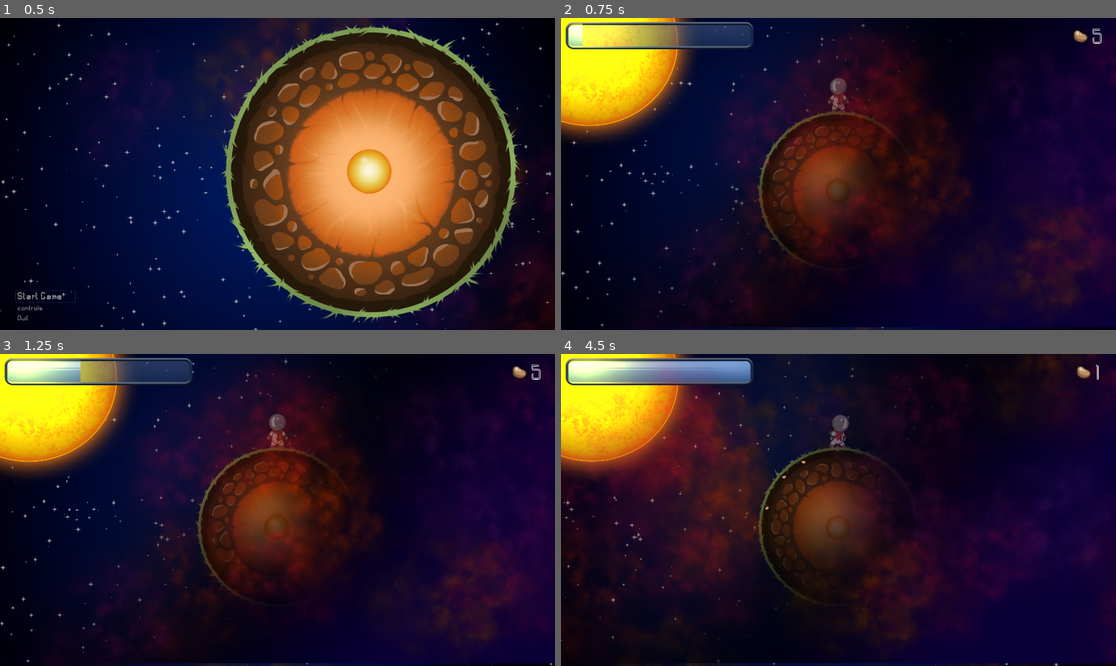
Above: before the commit, frames 1-4 (two rows, left to right).
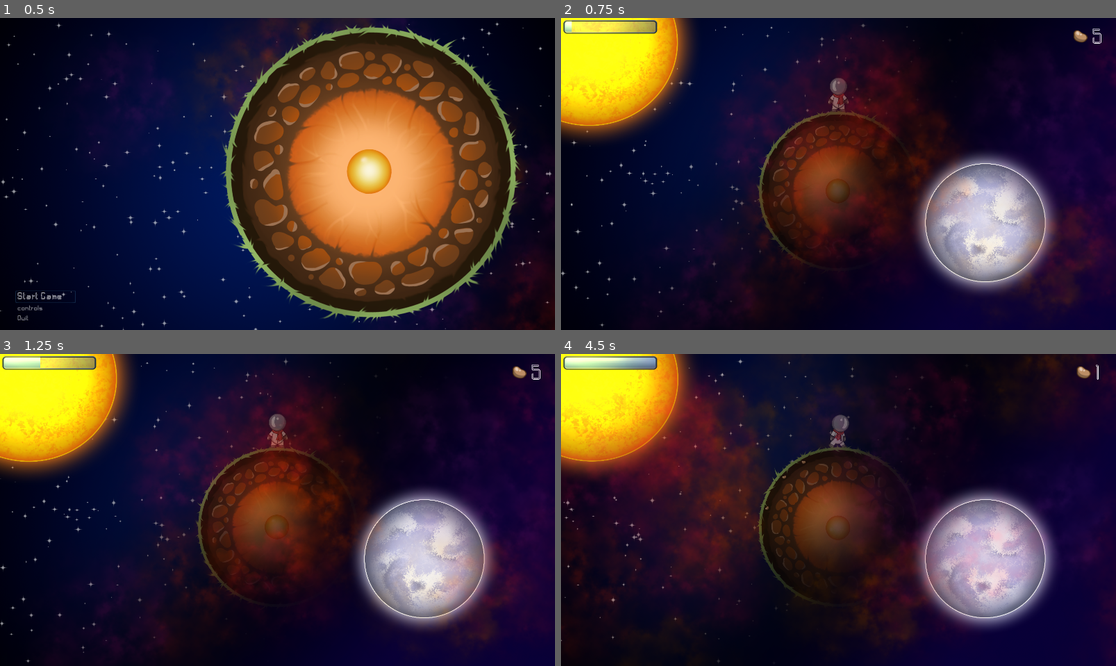
Above: after the commit, the same moments.

Repository: marekk3301/gamejam2023
Game: Godot game, scene res://scenes/mainMenu.tscn
The game is run twice, just before and just after one commit, with the same random seed, the same clock (stepped at 60 frames per second) and the same inputs.
Inputs:
- Up to frame 1 (0.5 s): no input
- Up to frame 2 (0.75 s): click "Start Game" at 0.5 s
- Up to frame 3 (1.25 s): no input
- Up to frame 4 (4.5 s): hold Right (ui_right) 1.28-2.03 s; hold Q (plant_seed) 1.28-2.03 s; hold Left (ui_left) 2.03-2.78 s; tap E (cut_plant) at 2.1 s; tap Q (plant_seed) at 2.3, 3.6 s; hold Q (plant_seed) 2.78-3.53 s; hold Right (ui_right) 2.78-4.28 s; hold Left (ui_left) from 4.28 s (still down); hold E (cut_plant) from 4.28 s (still down)

Frame 1 is identical in both runs. In frame 2, 12% of the frame differs, in the area x 0-100%, y 0-100%; in frame 3, 12%; in frame 4, 12%.

Commit message:
Asset moon

Diff:
--- a/scenes/main.tscn
+++ b/scenes/main.tscn
@@ -25,6 +25,7 @@
 [ext_resource path="res://assets/1x/progressbar_ramka.png" type="Texture" id=23]
 [ext_resource path="res://assets/music/background_music.mp3" type="AudioStream" id=24]
 [ext_resource path="res://assets/1x/Overlay.png" type="Texture" id=25]
+[ext_resource path="res://assets/1x/moon.png" type="Texture" id=26]
 
 [sub_resource type="CapsuleShape2D" id=3]
 
@@ -122,6 +123,12 @@
 [node name="SunRay" type="CollisionPolygon2D" parent="Sun"]
 polygon = PoolVector2Array( 33.8269, -141.181, 784.169, -78.7229, 407.768, 553.663, -121.162, 48.7952 )
 
+[node name="Moon" type="Sprite" parent="."]
+position = Vector2( 1468, 710 )
+scale = Vector2( 0.276563, 0.276563 )
+z_index = 4
+texture = ExtResource( 26 )
+
 [node name="CanvasLayer" type="CanvasLayer" parent="."]
 
 [node name="HBoxContainer" type="HBoxContainer" parent="CanvasLayer"]
@@ -156,14 +163,16 @@
 
 [node name="TextureProgress" type="TextureProgress" parent="."]
 unique_name_in_owner = true
+anchor_bottom = 0.165
 margin_right = 679.0
 margin_bottom = 122.0
+rect_scale = Vector2( 0.5, 0.5 )
 texture_under = ExtResource( 22 )
 texture_over = ExtResource( 23 )
 texture_progress = ExtResource( 21 )
 
 [node name="Overlay" type="Sprite" parent="."]
 light_mask = 2
-position = Vector2( 974, 530 )
+position = Vector2( 985, 540 )
 z_index = 3
 texture = ExtResource( 25 )
--- a/scenes/plant.tscn
+++ b/scenes/plant.tscn
@@ -42,7 +42,6 @@
 
 [node name="plant" type="Area2D" parent="."]
 position = Vector2( 0, 378 )
-z_index = 1
 script = ExtResource( 4 )
 
 [node name="Timer" type="Timer" parent="plant"]
--- a/scripts/main.gd
+++ b/scripts/main.gd
@@ -33,6 +33,7 @@
 	$planet2.rotate(direction*delta)
 	$PlanetLight.rotate(direction*delta)
 	$Sun.rotate(delta*0.05)
+	$Moon.rotate(delta*-0.05)
 
 
 	if $AudioStreamPlayer.playing == false:
@@ -48,6 +49,7 @@
 		plant.scale = Vector2(0.2, 0.2)
 		plant.position = Vector2(planetRadius*cos(angle), planetRadius*sin(angle))
 		plant.rotation = angle + PI / 2
+		plant.z_index = -1
 		$planet.add_child(plant)
 		GlobalVariables.decrement_Seed_Count()
 
Binary file added: assets/1x/moon.png
Not shown, added: assets/1x/moon.png.import
Not shown: 1 places in scenes/main.tscn that only renumber resources
